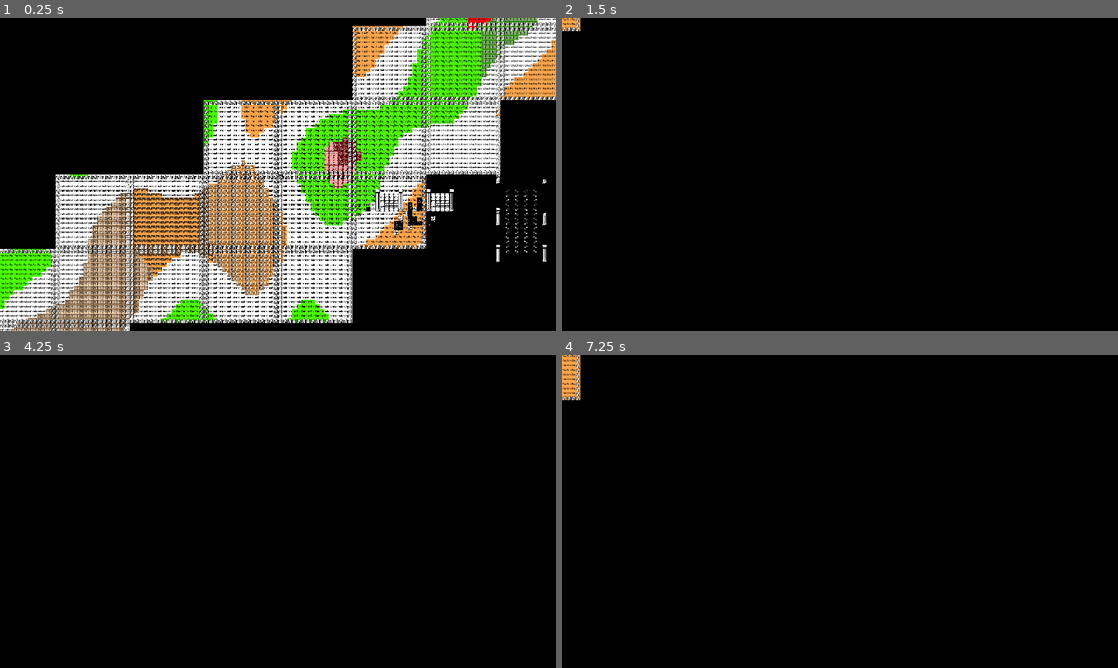
Above: before the commit, frames 1-4 (two rows, left to right).
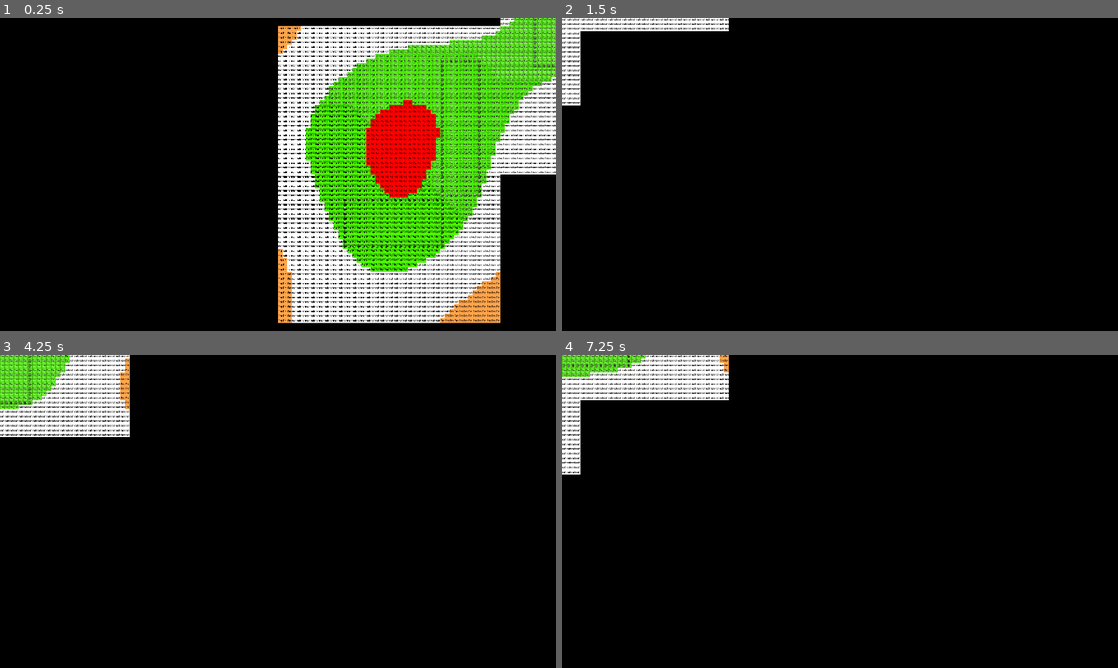
Above: after the commit, the same moments.

Repository: NobleMetalLabs/psyoko
Game: Godot game, scene res://scn/procg_test.tscn
Same seed, same stepped clock (60 frames per second), same inputs: the game is played once before the commit and once after it. This scene is started directly instead of the project's main scene. Sound files missing from this copy of the repository are replaced by a short silence.
Inputs:
- Up to frame 1 (0.25 s): no input
- Up to frame 2 (1.5 s): tap Enter at 0.5 s; hold D (pl_right) 0.53-1.28 s; hold Shift (pl_alternate) 0.53-1.28 s; hold S (pl_down) from 1.28 s (still down); tap Shift (pl_alternate) at 1.35 s
- Up to frame 3 (4.25 s): release S (pl_down) at 2.03 s; hold D (pl_right) 2.03-2.78 s; hold Shift (pl_alternate) 2.03-2.78 s; tap Space at 2.75 s; hold W (pl_up) 2.78-3.53 s; tap Shift (pl_alternate) at 2.85 s; tap Enter at 3.5 s; hold A (pl_left) from 3.53 s (still down); hold Shift (pl_alternate) from 3.53 s (still down)
- Up to frame 4 (7.25 s): release Shift (pl_alternate) at 4.28 s; tap Shift (pl_alternate) at 4.35, 5.85 s; release A (pl_left) at 5.03 s; hold S (pl_down) 5.03-5.78 s; hold Shift (pl_alternate) 5.03-5.78 s; tap Space at 5.75 s; hold D (pl_right) 5.78-6.53 s; tap Enter at 6.5 s; hold W (pl_up) from 6.53 s (still down); hold Shift (pl_alternate) from 6.53 s (still down)

The runs differ from the first frame. In frame 1, 60% of the frame differs, in the area x 0-100%, y 0-100%; in frame 2, 2.0%; in frame 3, 6.1%; in frame 4, 5.1%.

Commit message:
Implement StructureZoner

Diff:
--- a/lib/generation/Area.gd
+++ b/lib/generation/Area.gd
@@ -6,5 +6,8 @@
 func add_coordinate(coord : Vector2i) -> void:
 	_coordinates.append(coord)
 
+func has_coordinate(coord : Vector2i) -> bool:
+	return _coordinates.has(coord)
+
 func get_coordinates() -> Array[Vector2i]:
 	return _coordinates
--- a/lib/generation/Chunk.gd
+++ b/lib/generation/Chunk.gd
@@ -6,7 +6,7 @@
 var biome_data : BiomeData
 var areas : Array[Area]
 var subareas : Array[Area]
-#var structures : Array[Structure]
+var structures : Array[Structure]
 
 var generation_stage : GENERATION_STAGE = GENERATION_STAGE.NONE
 enum GENERATION_STAGE {
--- a/lib/generation/Structure.gd
+++ b/lib/generation/Structure.gd
@@ -1,5 +1,9 @@
 class_name Structure
 extends Resource
 
-var type : int = 0
-var bounds : Rect2i = Rect2i()
+var bounds : Rect2i
+var structure_type : int
+
+func _init(_bounds : Rect2i, type : int) -> void:
+	self.bounds = _bounds
+	self.structure_type = type
--- a/lib/generation/zoners/AreaZoner.gd
+++ b/lib/generation/zoners/AreaZoner.gd
@@ -22,7 +22,7 @@
 				chunk_owner.areas.append(new_area)
 			var neighbors : Array[Vector2i] = Psyoko.get_coordinate_neighbors(coord_in_area)
 			for neighbor_coord in neighbors:
-				if neighbor_coord in new_area.get_coordinates(): continue
+				if new_area.has_coordinate(neighbor_coord): continue
 				if not neighbor_coord in relevant_tile_values.keys(): continue
 				if relevant_tile_values[neighbor_coord] != area_value: continue
 				new_area.add_coordinate(neighbor_coord)
--- a/lib/generation/zoners/StructureZoner.gd
+++ b/lib/generation/zoners/StructureZoner.gd
@@ -2,10 +2,11 @@
 extends Zoner
 
 func zone(chunk : Chunk) -> void:
-	var num_structures_in_area : int = 3
 	var subareas : Array[Area]
 
 	for area : Area in chunk.areas:
+		var num_structures_in_area = round(area.get_coordinates().size() / 1000.0) + 1
+
 		var unaccounted_tiles : Array[Vector2i] = area.get_coordinates().duplicate()
 		var unexpanded_tiles_in_subarea : Dictionary = {}
 
@@ -34,7 +35,42 @@
 
 				unexpanded_tiles_in_subarea[subarea] = new_unexpanded_tiles
 
-	# TODO: todd rectangle
+	var structures : Array[Structure] = []
+	for subarea : Area in subareas:
+		var largest_rect : Rect2i = _largest_rect_in_subarea(subarea)
+		structures.append(Structure.new(largest_rect, randi_range(0, 10)))
 
+	chunk.structures = structures
 	chunk.subareas = subareas
 	chunk.generation_stage = Chunk.GENERATION_STAGE.STRUCTURES
+
+func _largest_rect_in_subarea(subarea : Area) -> Rect2i:
+	var largest_rect := Rect2i()
+	for start_pos : Vector2i in subarea.get_coordinates():
+		# go all the way down
+		var height = 1
+		while subarea.has_coordinate(start_pos + Vector2i(0, height)): height += 1
+
+		# try to expand right until fail
+		var right_width = 1
+		while true:
+			var hit_edge = false
+			for h in range(height):
+				if not subarea.has_coordinate(start_pos + Vector2i(right_width, h)): hit_edge = true
+			if hit_edge: break
+			right_width += 1
+		# try to expand left until fail
+		var left_width = 1
+		while true:
+			var hit_edge = false
+			for h in range(height):
+				if not subarea.has_coordinate(start_pos + Vector2i(-left_width, h)): hit_edge = true
+			if hit_edge: break
+			left_width += 1
+
+		var new_start_pos := Vector2i(start_pos.x - left_width + 1, start_pos.y)
+		var new_rect := Rect2i(new_start_pos, Vector2i(right_width + left_width - 1, height))
+		if new_rect.get_area() > largest_rect.get_area():
+			largest_rect = new_rect
+
+	return largest_rect
--- a/obj/WorldDataAutoload.tscn
+++ b/obj/WorldDataAutoload.tscn
@@ -7,7 +7,7 @@
 
 [sub_resource type="FastNoiseLite" id="FastNoiseLite_qu8cp"]
 noise_type = 3
-frequency = 0.0387
+frequency = 0.0194
 fractal_type = 0
 
 [node name="WorldData" type="Node"]
--- a/scn/procg_test.gd
+++ b/scn/procg_test.gd
@@ -12,6 +12,7 @@
 	var biome_layer : TileMapLayer = $"GEN-Biome"
 	var bg_layer : TileMapLayer = $"Background"
 	var subarea_layer : TileMapLayer = $"GEN-Subareas"
+	var structure_layer : TileMapLayer = $"GEN-Structures"
 	for chunk in WorldData.chunks:
 		for dx in range(Psyoko.CHUNK_SIZE):
 			for dy in range(Psyoko.CHUNK_SIZE):
@@ -29,7 +30,20 @@
 		var i = 0
 		for subarea : Area in chunk.subareas:
 			for coord in subarea.get_coordinates():
-				subarea_layer.set_cell(coord, 0, Vector2i(4, i))
+				subarea_layer.set_cell(coord, 0, Vector2i(4, i % 10))
 			i += 1
 
+		for structure : Structure in chunk.structures:
+			var bound_points : Array[Vector2i] = []
+			for dx in range(structure.bounds.size.x):
+				bound_points.append(Vector2i(dx, 0))
+				bound_points.append(Vector2i(dx, structure.bounds.size.y - 1))
+			for dy in range(structure.bounds.size.y):
+				bound_points.append(Vector2i(0, dy))
+				bound_points.append(Vector2i(structure.bounds.size.x - 1, dy))
+			for point in bound_points:
+				structure_layer.set_cell(structure.bounds.position + point, 0, Vector2i(3, 9))
+
+
+
 	bg_layer.set_cell(Vector2i(0, 0), 0, Vector2i(5, 8))
--- a/scn/procg_test.tscn
+++ b/scn/procg_test.tscn
@@ -17,10 +17,15 @@
 tile_set = ExtResource("3_67avg")
 
 [node name="GEN-Subareas" type="TileMapLayer" parent="."]
+modulate = Color(1, 1, 1, 0.27451)
+tile_set = ExtResource("3_4y4p3")
+
+[node name="GEN-Structures" type="TileMapLayer" parent="."]
 modulate = Color(1, 1, 1, 0.666667)
 tile_set = ExtResource("3_4y4p3")
 
 [node name="Background" type="TileMapLayer" parent="."]
+visible = false
 use_parent_material = true
 tile_map_data = PackedByteArray("AAATAAcAAAAAAAAAAAAVAAcAAAAFAAUAAAAUAAcAAAACAAgAAAATAAYAAAABAAgAAAAVAAYAAAAFAAMAAAAWAA …(2464 unchanged characters)…
 tile_set = ExtResource("3_4y4p3")
